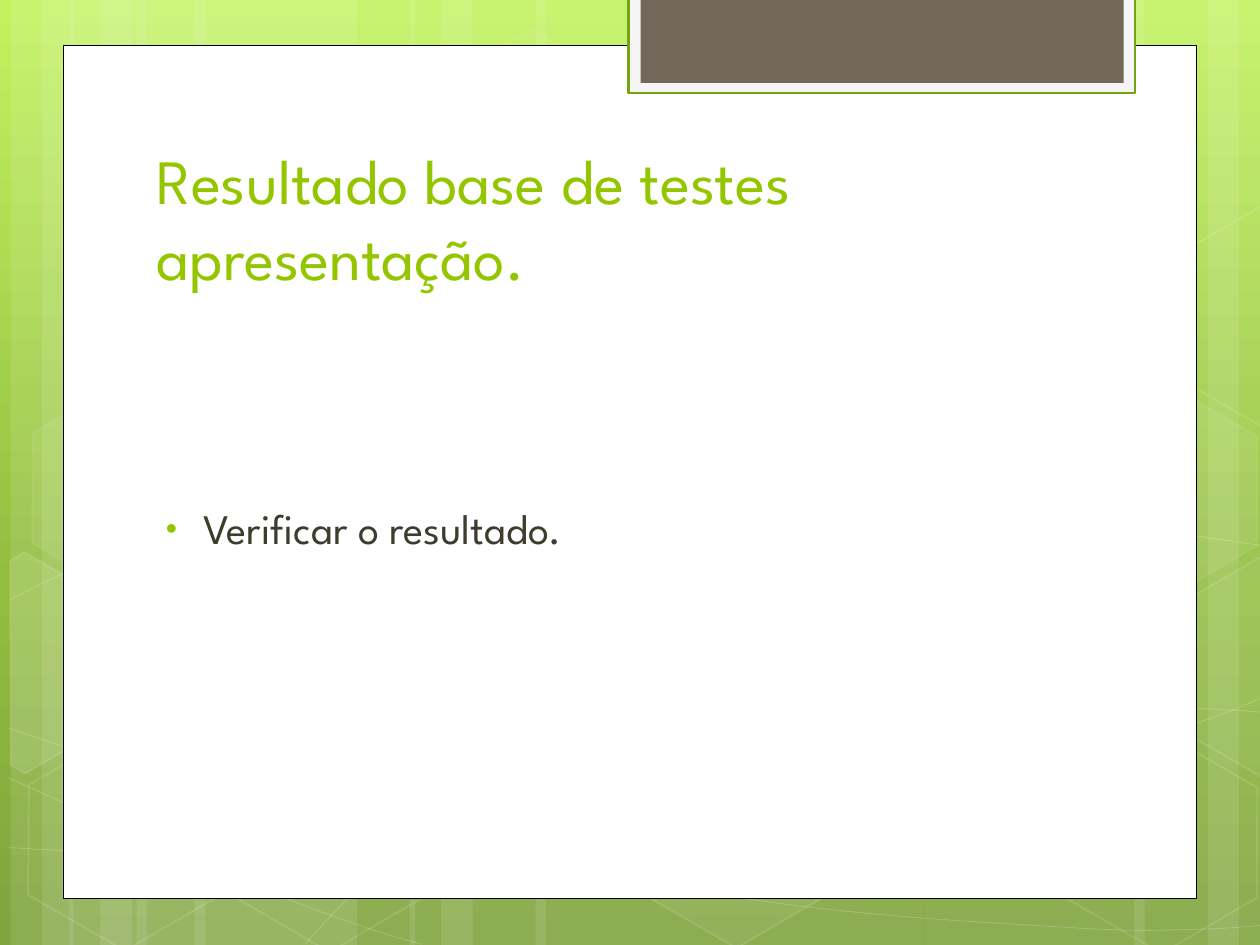
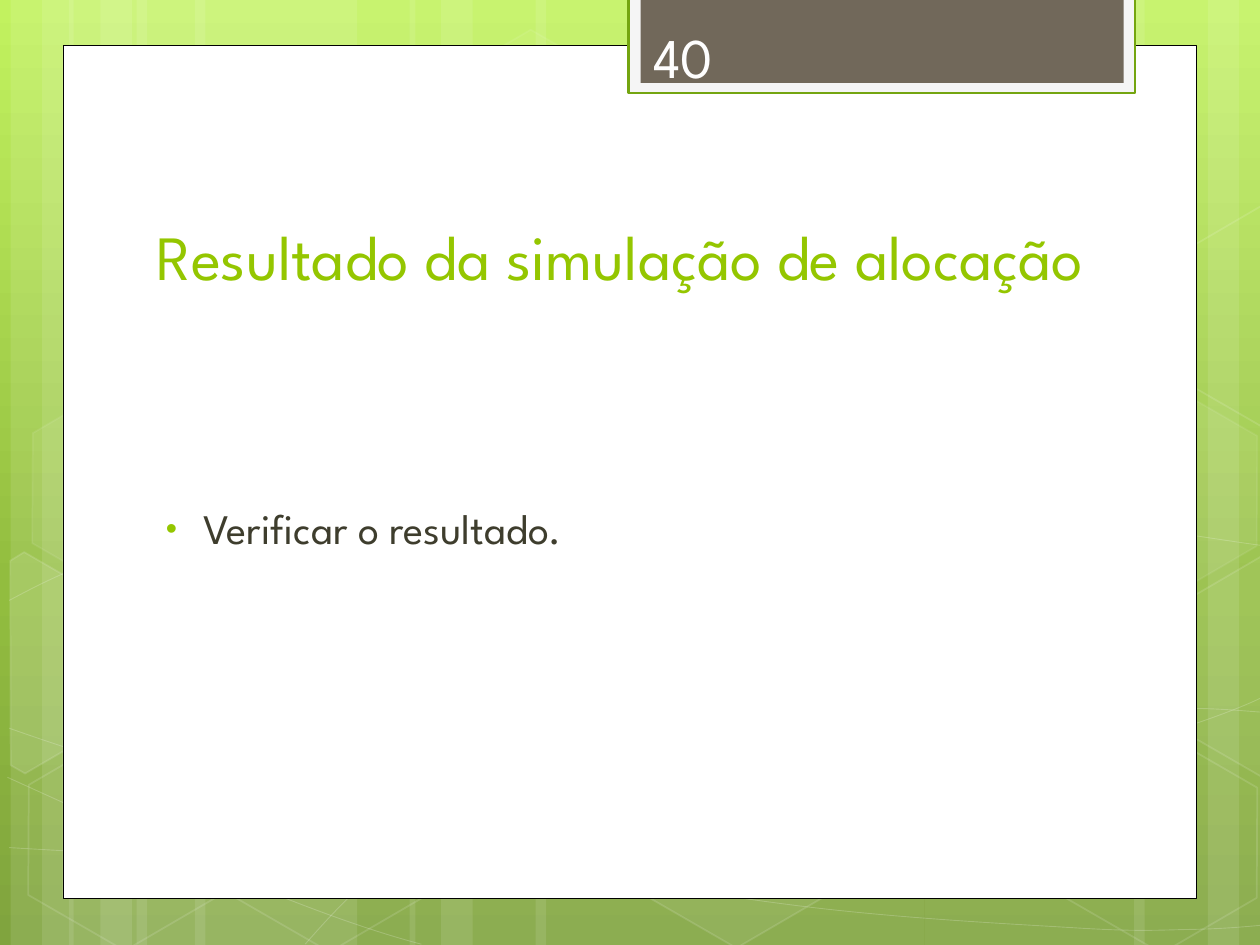
Before and after one commit to alexandregme/tcc2, a slide deck: slide 40 of Apresentação.pptx (slide 44 before the commit). Drawn at 1260x945 pixels with LibreOffice and Linux fonts; fonts in the diff are those of the drawing. Boxes give left, top, right and bottom in pixels: in the first picture for what was removed or moved away, otherwise in the second. Text is boxed around its words. In the diff, an @@ line names an element or a change of style, - is before the commit and + after.

```diff
--- a/Apresentação.pptx
+++ b/Apresentação.pptx
@@ page number added at (653,40,713,95), 32 pt, text #FEFEFE @@
+40
@@ title at (156,236,1082,294): text changed @@
-Resultado base de testes apresentação.
+Resultado da simulação de alocação
```
Also in this commit, not shown: 40 other slides changed, 4 slides removed, 2 other files.
